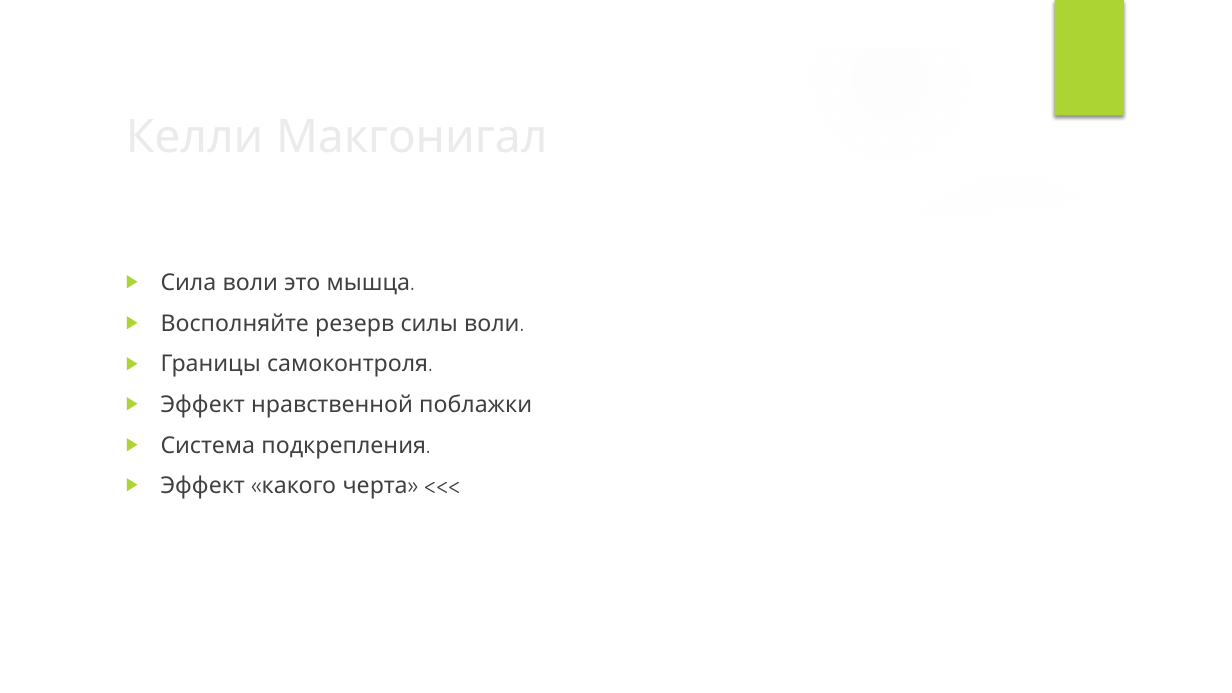
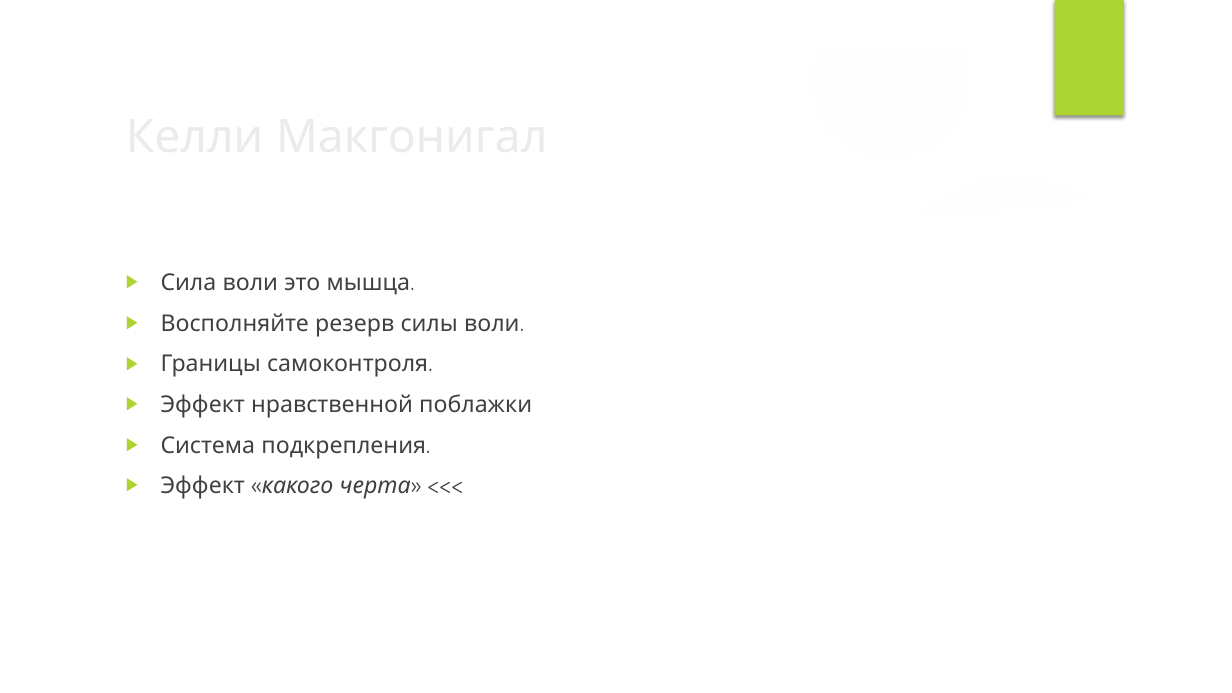
Before and after one commit to VladimirMakarevich/presentations, a slide deck: slide 35 of softskills/willpower/willpower.pptx (slide 34 before the commit). Drawn at 1232x693 pixels with LibreOffice and Linux fonts; fonts in the diff are those of the drawing; background and template pictures are left out. Boxes give left, top, right and bottom in pixels: in the first picture for what was removed or moved away, otherwise in the second. Text is boxed around its words. In the diff, an @@ line names an element or a change of style, - is before the commit and + after.

```diff
--- a/softskills/willpower/willpower.pptx
+++ b/softskills/willpower/willpower.pptx
@@ text at (161,475,422,499): italic on in "«какого черта»" @@
```
Also in this commit, not shown: 3 other slides changed, 2 slides added.
